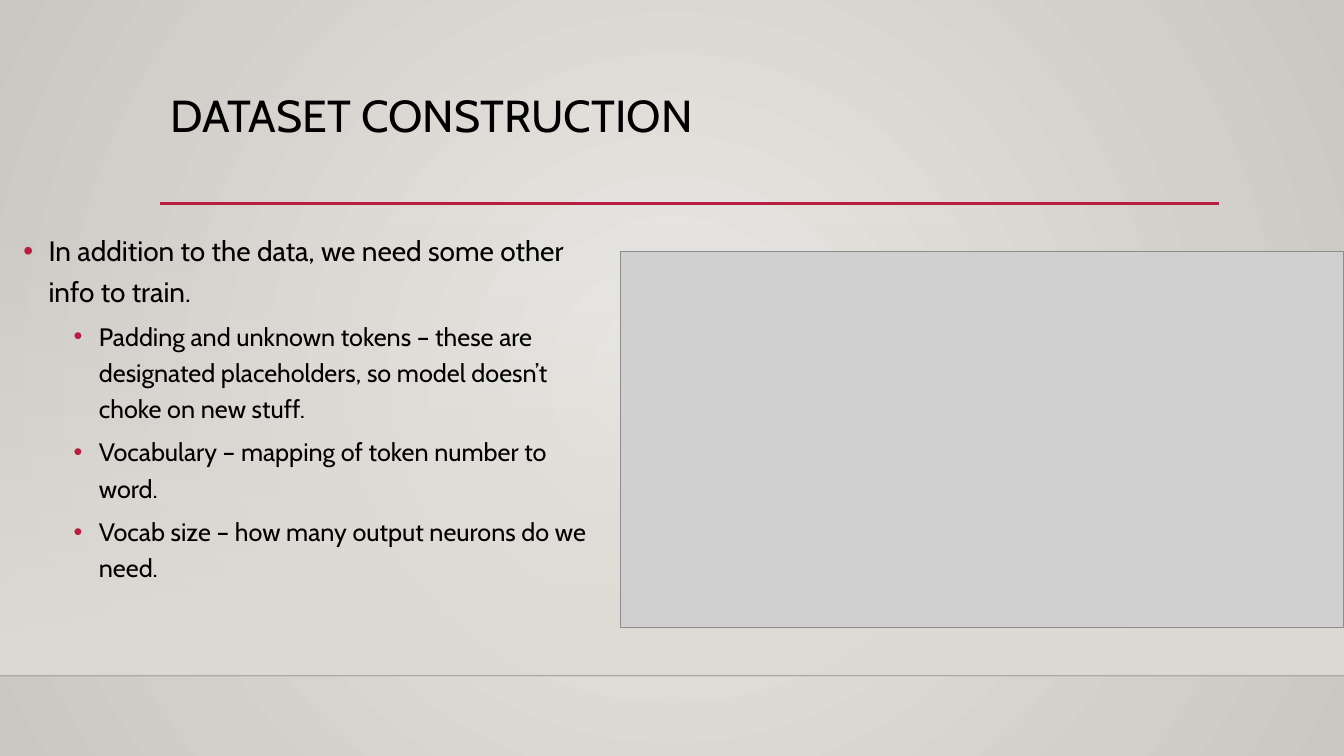
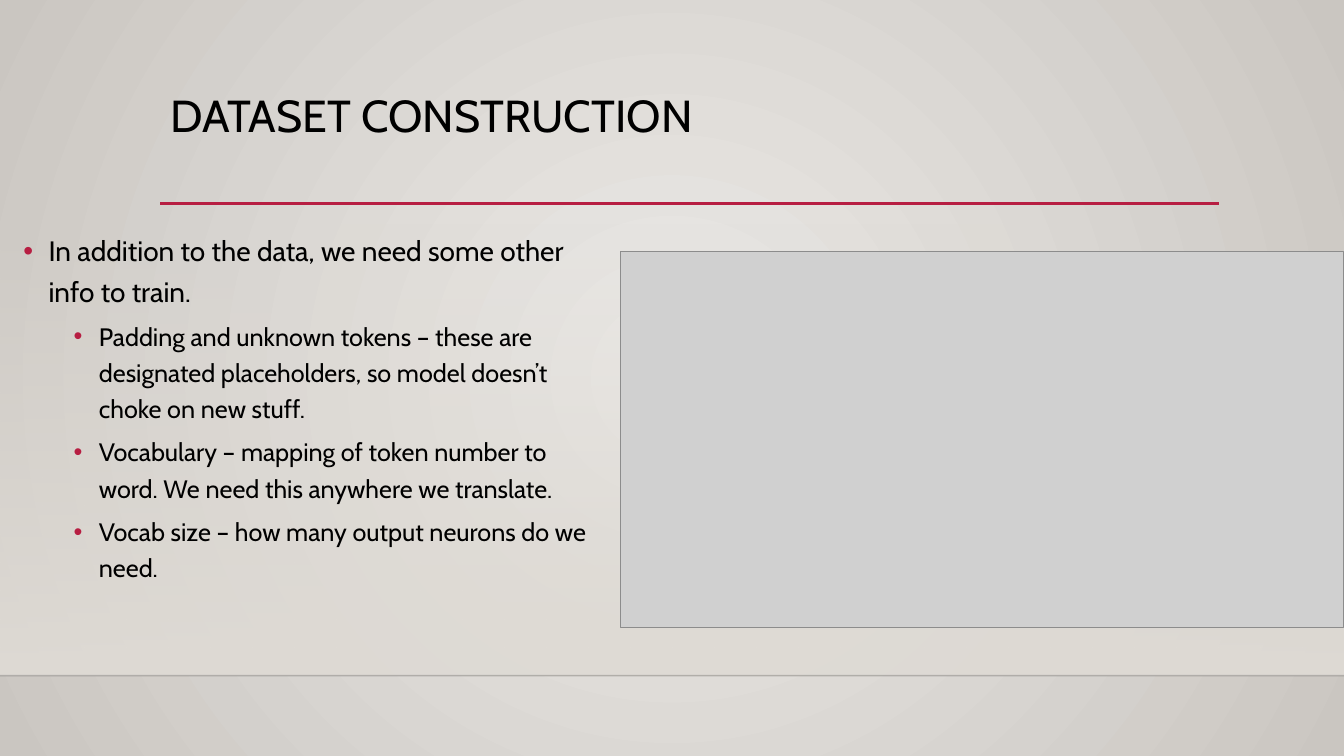
Before and after one commit to AkeemSemperDataScience/Intro_to_Machine_Learning_Students, a slide deck: slide 20 of reference_content/Slides/text_gen_lstm.pptx. Drawn at 1344x756 pixels with LibreOffice and Linux fonts; fonts in the diff are those of the drawing; grey boxes stand for pictures; background and template pictures are left out. Boxes give left, top, right and bottom in pixels: in the first picture for what was removed or moved away, otherwise in the second. Text is boxed around its words. In the diff, an @@ line names an element or a change of style, - is before the commit and + after.

```diff
--- a/reference_content/Slides/text_gen_lstm.pptx
+++ b/reference_content/Slides/text_gen_lstm.pptx
@@ text at [99, 442, 552, 504]: text changed @@
-  • Vocabulary – mapping of token number to word.
+  • Vocabulary – mapping of token number to word. We need this anywhere we translate.
```
Also in this commit, not shown: 4 other slides changed, 1 other file.
